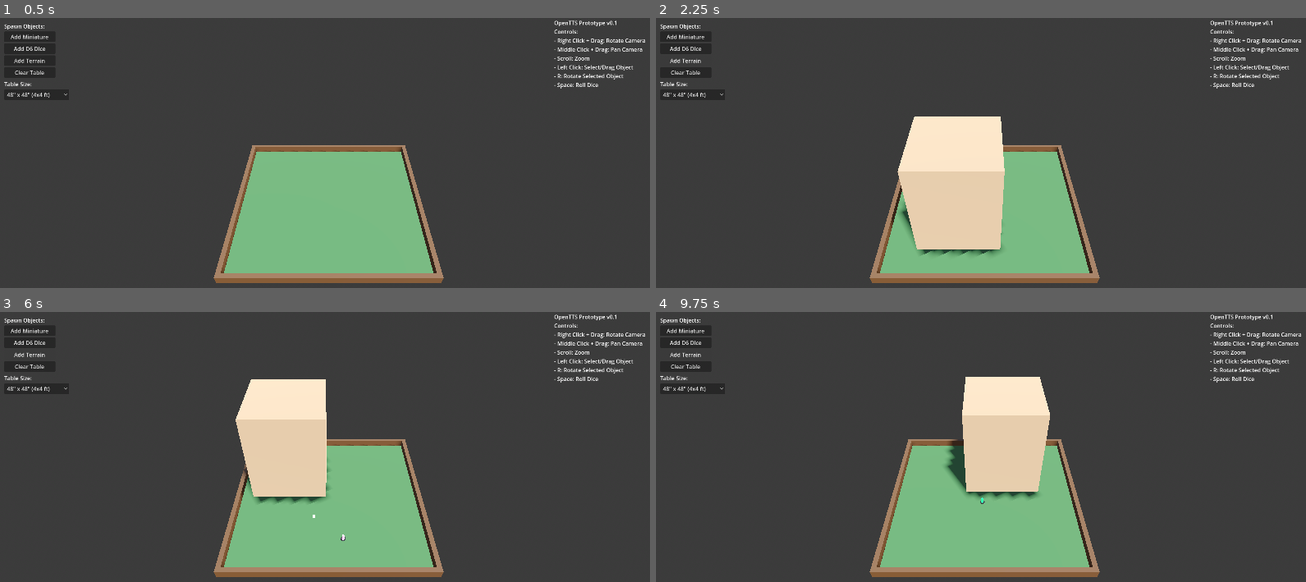
Above: before the commit, frames 1-4 (two rows, left to right).
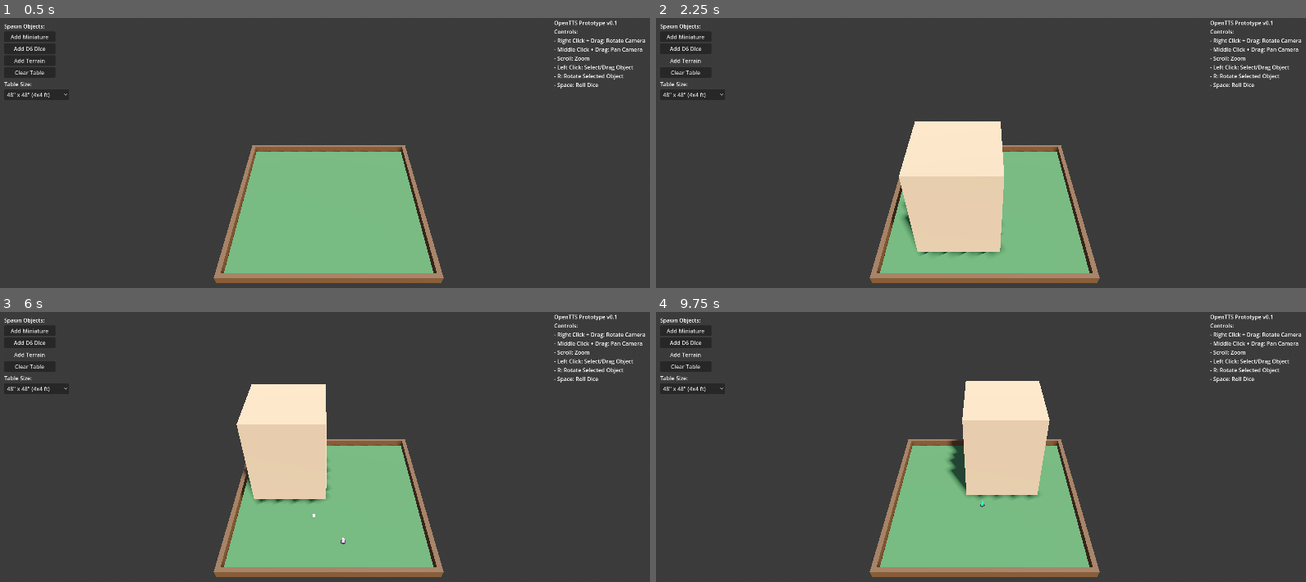
Above: after the commit, the same moments.

Repository: DutchMaxwell/Niemandsland
Game: Godot game, scene res://scenes/main.tscn
Same seed, same stepped clock (60 frames per second), same inputs: the game is played once before the commit and once after it.
Inputs:
- Up to frame 1 (0.5 s): no input
- Up to frame 2 (2.25 s): click "Add D6 Dice" at 0.5 s; click "Add Miniature" at 1.25 s; click "Add Terrain" at 2 s
- Up to frame 3 (6 s): click "Clear Table" at 2.75 s; click "48' x 48' (4x4 ft)" at 3.5 s; click "Add Miniature" at 4.25 s; click "Add D6 Dice" at 5 s; click "Add Terrain" at 5.75 s
- Up to frame 4 (9.75 s): click "Clear Table" at 6.5 s; click "48' x 48' (4x4 ft)" at 7.25 s; click "Add Miniature" at 8 s; click "Add D6 Dice" at 8.75 s; click "Add Terrain" at 9.5 s

Frame 1 is identical in both runs. In frame 2, 0.8% of the frame differs, in the area x 37-54%, y 36-87%; in frame 3, 0.6%; in frame 4, 0.7%.

Commit message:
Fix table collision and improve dice rolling
Table collision:
- Made collision 20cm thick (was 10cm)
- Top surface now at y=0.01 (1cm above visual)
- Should definitively prevent objects falling through

Dice rolling:
- Increased angular velocity: ±15 -> ±25 rad/s
- Reduced damping: linear 1.0, angular 1.5 (was 2.0/3.0)
- Adjusted spawn height for new table surface

Spawn positions adjusted for table top at y=0.01

Diff:
--- a/scripts/main.gd
+++ b/scripts/main.gd
@@ -88,7 +88,7 @@
 	var margin = 0.15  # Stay away from edges
 	var x = randf_range(-size_meters.x / 2 + margin, size_meters.x / 2 - margin)
 	var z = randf_range(-size_meters.y / 2 + margin, size_meters.y / 2 - margin)
-	return Vector3(x, 0.05, z)  # Slightly above table surface
+	return Vector3(x, 0.02, z)  # Just above table surface (top at y=0.01)
 
 
 ## Handle table size preset selection
--- a/scripts/object_manager.gd
+++ b/scripts/object_manager.gd
@@ -221,9 +221,9 @@
 	dice.collision_mask = 1
 	dice.physics_material_override = _create_dice_physics_material()
 
-	# Physics settings for stability
-	dice.linear_damp = 2.0  # Stop linear movement quickly
-	dice.angular_damp = 3.0  # Stop rotation quickly
+	# Physics settings - moderate damping to avoid jitter
+	dice.linear_damp = 1.0
+	dice.angular_damp = 1.5
 	dice.can_sleep = true  # Allow physics to sleep when at rest
 	dice.continuous_cd = false
 
@@ -487,23 +487,23 @@
 
 	for dice in _dice_list:
 		if is_instance_valid(dice):
-			# Lift dice above table to prevent collision issues
-			dice.global_position.y = 0.05  # 5cm above table
+			# Lift dice above table (table top is at y=0.01)
+			dice.global_position.y = 0.08  # 8cm above table surface
 
 			# Unfreeze and apply velocities
 			dice.freeze = false
 			dice.sleeping = false  # Wake up physics
 
-			# Apply random velocity - realistic dice throw
+			# Apply random velocity - good dice roll feel
 			dice.linear_velocity = Vector3(
-				randf_range(-0.5, 0.5),   # Horizontal spread
-				randf_range(1.0, 2.0),    # Upward throw (1-2 m/s)
-				randf_range(-0.5, 0.5)    # Horizontal spread
+				randf_range(-0.4, 0.4),   # Horizontal spread
+				randf_range(0.8, 1.5),    # Upward throw
+				randf_range(-0.4, 0.4)    # Horizontal spread
 			)
 			dice.angular_velocity = Vector3(
-				randf_range(-15, 15),
-				randf_range(-15, 15),
-				randf_range(-15, 15)
+				randf_range(-25, 25),     # More rotation
+				randf_range(-25, 25),
+				randf_range(-25, 25)
 			)
 
 	# Wait for dice to settle, then read results
--- a/scripts/table.gd
+++ b/scripts/table.gd
@@ -55,12 +55,12 @@
 	material.metallic = 0.0
 	mesh_instance.material_override = material
 
-	# Create collision shape - top at y=0.001 (1mm above visual surface)
-	# This small offset prevents objects from sinking into the table
+	# Create collision shape - ROBUST: top at y=0.01 (1cm above visual)
+	# This ensures objects definitely rest on the table
 	var box_shape = BoxShape3D.new()
-	box_shape.size = Vector3(size_meters.x, 0.1, size_meters.y)
+	box_shape.size = Vector3(size_meters.x, 0.2, size_meters.y)  # 20cm thick
 	collision_shape.shape = box_shape
-	collision_shape.position = Vector3(0, -0.049, 0)  # Top at y=0.001
+	collision_shape.position = Vector3(0, -0.09, 0)  # Top at y=0.01
 
 	# Add table edge/border
 	_create_table_border(size_meters)
